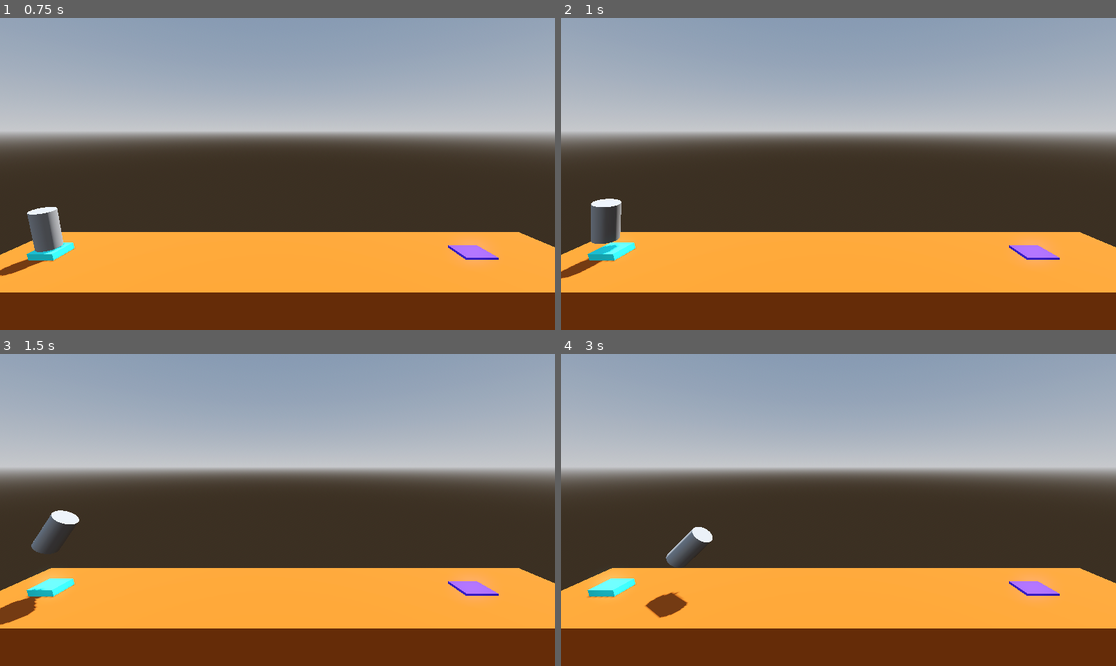
Above: before the commit, frames 1-4 (two rows, left to right).
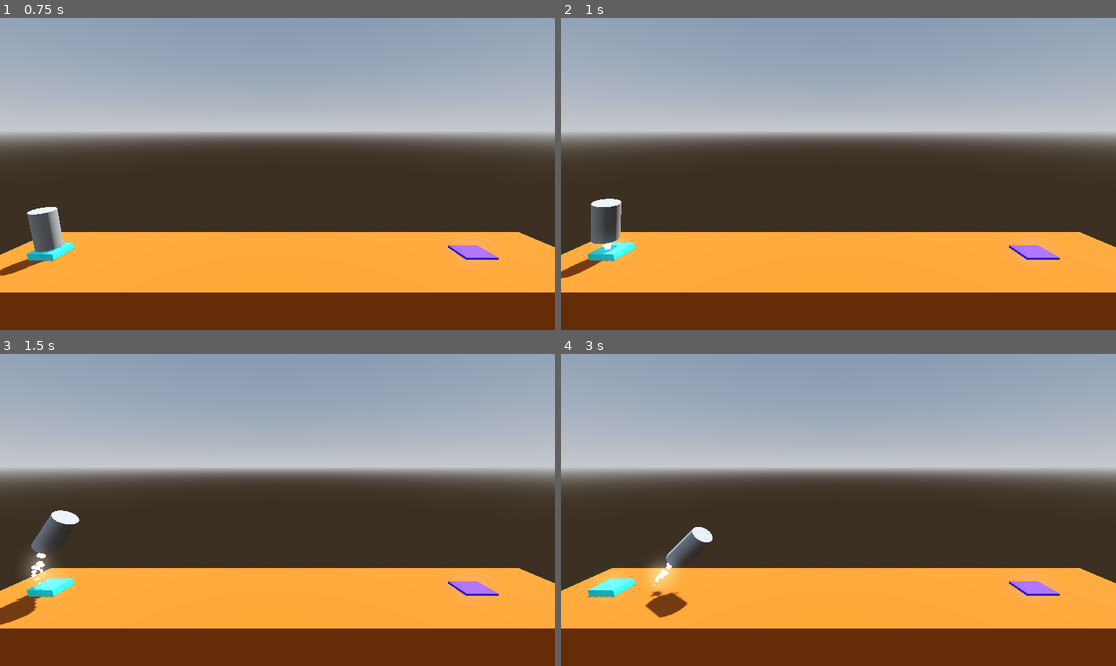
Above: after the commit, the same moments.

Repository: huangwei4478/godot-3d-exercises
Game: Godot game, scene res://Level/level.tscn
Two runs of this game, one before a commit and one after it. Both use one fixed random seed, a clock stepped at 60 frames per second and the inputs below.
Inputs:
- Up to frame 1 (0.75 s): tap Enter at 0.5 s; hold D (rotate_right) from 0.53 s (still down); hold Space (boost) from 0.53 s (still down)
- Up to frame 2 (1 s): keep holding D (rotate_right); keep holding Space (boost)
- Up to frame 3 (1.5 s): release D (rotate_right) at 1.28 s; release Space (boost) at 1.28 s; hold A (rotate_left) from 1.28 s (still down); tap Space (boost) at 1.35 s
- Up to frame 4 (3 s): release A (rotate_left) at 2.03 s; hold Space (boost) 2.03-2.78 s; hold D (rotate_right) from 2.03 s (still down); tap Space (boost) at 2.85 s

Frame 1 is identical in both runs. In frame 2, less than 0.1% of the frame differs, in the area x 7-10%, y 71-75%; in frame 3, 0.4%, in the area x 2-10%, y 63-80%; in frame 4, 0.4%.

Commit message:
[add] booster particles

Diff:
--- a/ProjectBoost/Player.gd
+++ b/ProjectBoost/Player.gd
@@ -9,6 +9,7 @@
 @onready var explosion_audio: AudioStreamPlayer = $ExplosionAudio
 @onready var success_audio: AudioStreamPlayer = $SuccessAudio
 @onready var rocket_audio: AudioStreamPlayer3D = $RocketAudio
+@onready var booster_particles: GPUParticles3D = $BoosterParticles
 
 var is_transitioning: bool = false
 
@@ -19,9 +20,11 @@
 
 	if Input.is_action_just_pressed("boost"):
 		rocket_audio.play()
+		booster_particles.emitting = true
 
 	if Input.is_action_just_released("boost"):
 		rocket_audio.stop()
+		booster_particles.emitting = false
 
 	if Input.is_action_pressed("rotate_left"):
 		apply_torque(Vector3(0, 0, delta * torque));
@@ -42,6 +45,7 @@
 
 func crash_sequence() -> void:
 	explosion_audio.play()
+	booster_particles.emitting = false
 	is_transitioning = true
 	set_process(false)
 	var tween = create_tween()
--- /dev/null
+++ b/ProjectBoost/booster_particles.tscn
@@ -0,0 +1,36 @@
+[gd_scene load_steps=6 format=3 uid="uid://ux6ivcx1ovdp"]
+
+[sub_resource type="Curve" id="Curve_w7ove"]
+_data = [Vector2(0, 1), 0.0, 1.40451, 0, 0, Vector2(1, 0), -2.21649, 0.0, 0, 0]
+point_count = 2
+
+[sub_resource type="CurveTexture" id="CurveTexture_0capg"]
+curve = SubResource("Curve_w7ove")
+
+[sub_resource type="ParticleProcessMaterial" id="ParticleProcessMaterial_fgg2i"]
+direction = Vector3(0, -1, 0)
+spread = 15.0
+gravity = Vector3(0, 0, 0)
+initial_velocity_min = 2.0
+initial_velocity_max = 4.0
+damping_min = 9.0
+damping_max = 9.0
+scale_curve = SubResource("CurveTexture_0capg")
+
+[sub_resource type="StandardMaterial3D" id="StandardMaterial3D_6pwbh"]
+emission_enabled = true
+emission = Color(1, 1, 1, 1)
+emission_energy_multiplier = 2.0
+
+[sub_resource type="SphereMesh" id="SphereMesh_atjxn"]
+material = SubResource("StandardMaterial3D_6pwbh")
+radius = 0.1
+height = 0.2
+radial_segments = 32
+rings = 16
+
+[node name="BoosterParticles" type="GPUParticles3D"]
+amount = 32
+lifetime = 0.5
+process_material = SubResource("ParticleProcessMaterial_fgg2i")
+draw_pass_1 = SubResource("SphereMesh_atjxn")
--- a/ProjectBoost/player.tscn
+++ b/ProjectBoost/player.tscn
@@ -1,9 +1,10 @@
-[gd_scene load_steps=7 format=3 uid="uid://533uhnurwsaa"]
+[gd_scene load_steps=8 format=3 uid="uid://533uhnurwsaa"]
 
 [ext_resource type="Script" path="res://Player.gd" id="1_32y78"]
 [ext_resource type="AudioStream" uid="uid://bk2820d27hu2y" path="res://Audio/SFX - Death Explosion.ogg" id="2_115c5"]
 [ext_resource type="AudioStream" uid="uid://bpyhcrehp86v8" path="res://Audio/SFX - Success.ogg" id="3_btvjh"]
 [ext_resource type="AudioStream" uid="uid://b8x70tjbm07w3" path="res://Audio/SFX - Main engine thrust.ogg" id="4_ytabr"]
+[ext_resource type="PackedScene" uid="uid://ux6ivcx1ovdp" path="res://booster_particles.tscn" id="5_lfq5m"]
 
 [sub_resource type="CylinderMesh" id="CylinderMesh_yfh4y"]
 
@@ -34,4 +35,7 @@
 [node name="RocketAudio" type="AudioStreamPlayer3D" parent="."]
 stream = ExtResource("4_ytabr")
 
+[node name="BoosterParticles" parent="." instance=ExtResource("5_lfq5m")]
+transform = Transform3D(1, 0, 0, 0, 1, 0, 0, 0, 1, 0, -1, 0)
+
 [connection signal="body_entered" from="." to="." method="_on_body_entered"]
